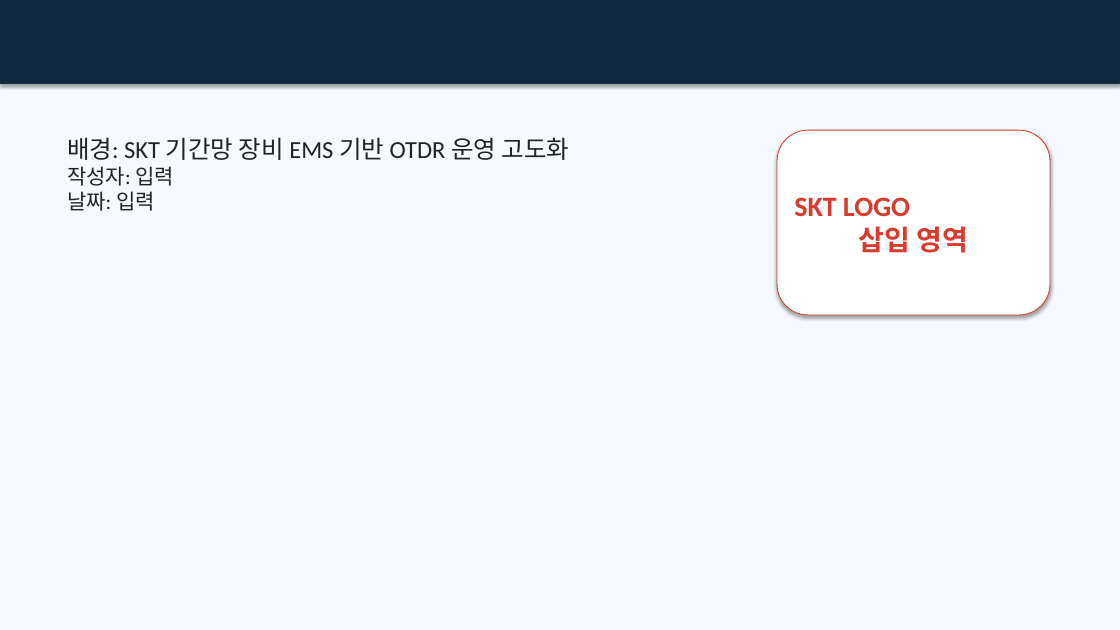
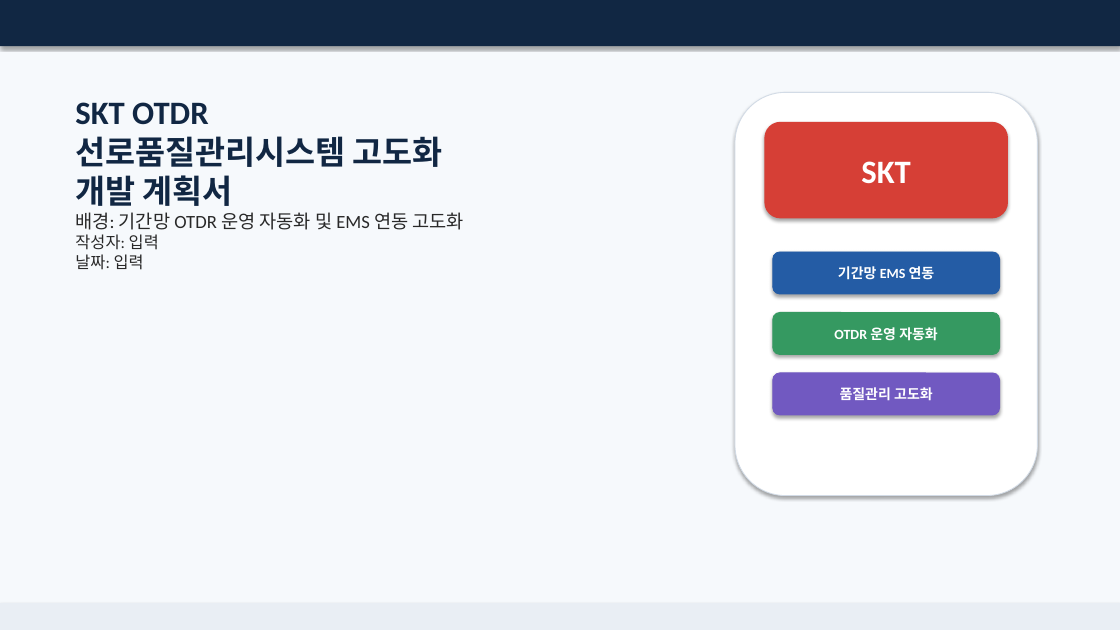
Before and after one commit to gmncreat/project-plan, a slide deck: slide 1 of output/SKT_OTDR_선로품질관리시스템_고도화_개발계획서_최종.pptx. Drawn at 1120x630 pixels with LibreOffice and Linux fonts; fonts in the diff are those of the drawing. Boxes give left, top, right and bottom in pixels: in the first picture for what was removed or moved away, otherwise in the second. Text is boxed around its words. In the diff, an @@ line names an element or a change of style, - is before the commit and + after.

Commit message:
docs: refine OTDR project plan PPT design

```diff
--- a/output/SKT_OTDR_선로품질관리시스템_고도화_개발계획서_최종.pptx
+++ b/output/SKT_OTDR_선로품질관리시스템_고도화_개발계획서_최종.pptx
@@ background #F5F8FC to #F6F9FC @@
@@ rectangle: place and size @@
-rectangle at box(0, 0, 1120, 84)
+rectangle at box(0, 0, 1120, 46)
@@ rectangle at box(0, 0, 1120, 46): fill #102A43 to #112743 @@
@@ text "SKT OTDR 선로품질관리시스템 고도화 개발 ...": place and size @@
-text "SKT OTDR 선로품질관리시스템 고도화 개발 ..." at box(67, 137, 570, 211)
+text "SKT OTDR 선로품질관리시스템 고도화 개발 ..." at box(75, 102, 464, 270)
@@ text at box(75, 102, 464, 230): text changed; size 21 to 28 pt; text colour #222222 to #112743; bold on @@
-배경: SKT 기간망 장비 EMS 기반 OTDR 운영 고도화
+SKT OTDR
+선로품질관리시스템 고도화
+개발 계획서
+배경: 기간망 OTDR 운영 자동화 및 EMS 연동 고도화
@@ rounded rectangle: place and size @@
-rounded rectangle at box(777, 130, 1050, 315)
+rounded rectangle at box(735, 92, 1038, 496)
@@ rounded rectangle at box(735, 92, 1038, 496): outline #D93A2B 0.75 pt to #D2DBE6 0.75 pt @@
@@ rounded rectangle added at box(765, 122, 1008, 218), fill #D63F36, 28 pt, text #FFFFFF, bold @@
+SKT
@@ text in rounded rectangle at box(794, 197, 969, 253): text removed @@
-SKT LOGO
-삽입 영역
@@ text at box(75, 234, 159, 270): size 18 to 14 pt, text colour #222222 to #292929 in "작성자: 입력", "날짜: 입력" @@
@@ rounded rectangle added at box(773, 252, 1000, 294), fill #245CA5, outline #245CA5 0.75 pt, 12 pt, text #FFFFFF, bold @@
+기간망 EMS 연동
@@ rounded rectangle added at box(773, 313, 1000, 355), fill #359961, outline #359961 0.75 pt, 12 pt, text #FFFFFF, bold @@
+OTDR 운영 자동화
@@ rounded rectangle added at box(773, 373, 1000, 415), fill #7159C1, outline #7159C1 0.75 pt, 12 pt, text #FFFFFF, bold @@
+품질관리 고도화
```
Also in this commit, not shown: 10 other slides changed.
